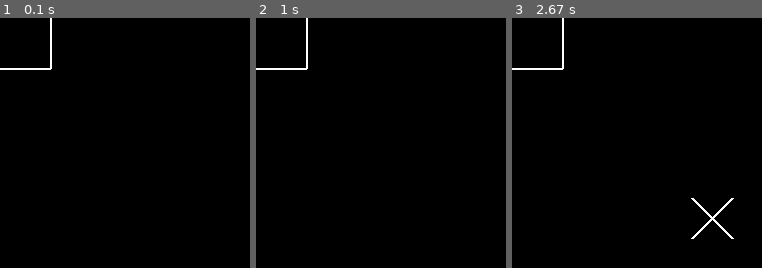
Above: before the commit, frames 1-3 (left to right).
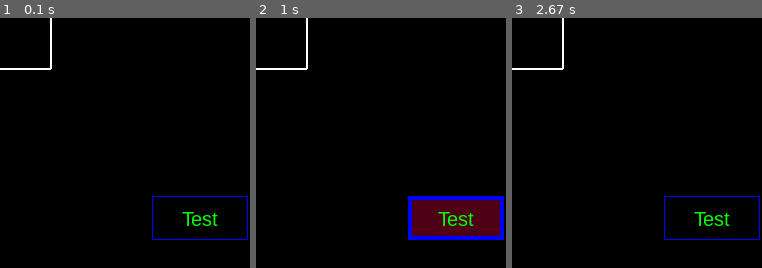
Above: after the commit, the same moments.

Repository: kik0908/Tic-tac-toe-pygame
Game: pygame game, started from main.py
The game is run twice, just before and just after one commit, with the same random seed, the same clock (stepped at 60 frames per second) and the same inputs.
Inputs (mouse positions are % of the whole screen's width and height, from its top left):
- Up to frame 1 (0.1 s): no input
- Up to frame 2 (1 s): press the mouse at (30, 30) at 0.37 s; move the mouse to (25, 33) at 0.47 s; release the mouse at (19, 35) at 0.6 s; click (90, 90) at 0.72 s, where only the run after the commit has a clickable "Test"
- Up to frame 3 (2.67 s): press the mouse at (30, 30) at 1.03 s; move the mouse to (53, 48) at 1.13 s; release the mouse at (76, 66) at 1.27 s; click (34, 17) at 1.38 s; click (55, 27) at 1.72 s; click (26, 51) at 2.05 s; click (13, 26) at 2.38 s
The pictures show only the part of the screen within x 50-100%, y 50-100%; the shares and areas given below are measured in that part.

The runs differ from the first frame. In frame 1, 0.8% of the frame differs, in the area x 60-100%, y 71-89%; in frame 2, 6.8%; in frame 3, 1.1%.

Commit message:
Added GUI.button

Diff:
--- a/game_objects.py
+++ b/game_objects.py
@@ -20,7 +20,7 @@
         pass
 
     def check_event(self, event):
-        if event.type in (pygame.KEYDOWN, pygame.KEYUP, pygame.MOUSEBUTTONUP, pygame.MOUSEBUTTONDOWN):
+        if event.type in (pygame.MOUSEBUTTONUP, pygame.MOUSEBUTTONDOWN):
             return self.rect.collidepoint(*event.pos)
 
 
@@ -97,7 +97,7 @@
         self.dys = self.dy // num_of_cell[0]
         self.dxs = self.dx // num_of_cell[1]
 
-        self.grid = [[GameObject() for j in range(num_of_cell[1])] for _ in range(num_of_cell[0])]
+        self.grid = [[GameObject() for _ in range(num_of_cell[1])] for _ in range(num_of_cell[0])]
 
         self.rect = pygame.Rect(pos, (size_of_cell * num_of_cell[0] + width, size_of_cell * num_of_cell[1] + width))
 
@@ -157,7 +157,7 @@
                  color=(255, 255, 255), scene=None):
         super().__init__(pos, size_of_cell, num_of_cell, width, color, scene)
 
-        self.grid = [[GameUnit() for j in range(self.cells_count[1])] for _ in range(self.cells_count[0])]
+        self.grid = [[GameUnit() for _ in range(self.cells_count[1])] for _ in range(self.cells_count[0])]
 
         self.__n_char = 0
         self.__chars = (Cross, Circle)
@@ -232,11 +232,11 @@
             but, pos = event.button, event.pos
             if but == 1:
                 coords = self.get_ceil_pos(*pos)
-                Char = self.char
+                char = self.char
 
                 pos = self.get_centre(*coords)
 
-                if self.edit(*coords, Char(pos, self.unit_settings['size'], self.unit_settings['width'],
+                if self.edit(*coords, char(pos, self.unit_settings['size'], self.unit_settings['width'],
                                            self.unit_settings['color'])):
                     self.__n_char = not self.__n_char
                     ans = self.check_win()
--- a/gui.py
+++ b/gui.py
@@ -0,0 +1,80 @@
+import pygame
+
+from typing import Tuple, Dict
+
+
+class BaseGUIObject:
+    def __init__(self, scene, rect=pygame.Rect(0, 0, 0, 0)):
+        self.rect = rect
+        """
+        state = 0 - passive
+        state = 1 - hovered
+        state = 2 - pressed
+        """
+        self.state = 0
+        self.scene = scene
+
+    def update(self):
+        pass
+
+    def render(self, display):
+        pass
+
+    def click(self):
+        pass
+
+    def check_event(self, event):
+        pass
+
+
+class Button(BaseGUIObject):
+    def __init__(self, pos: Tuple[int, int], width, height, text: Dict, func, scene, passive_state, hovered_state=None,
+                 pressed_state=None):
+        """
+        ***_state = = {'color': (int, int, int, int), 'bd_color':  (int, int, int, int), 'bd_width': 1}
+        text = {'text': '', 'size'=int, 'color'=(int, int, int), 'font'=opt('')}
+        """
+        self.pos = pos
+        self.size = (height, width)
+
+        self.func = func
+
+        self.text = text
+        self.text['font'] = text.get('font', 'arial')
+
+        font = pygame.font.match_font(self.text['font'])
+        font = pygame.font.Font(font, self.text['size'])
+        self.text_surface = font.render(self.text['text'], True, self.text['color'])
+        self.text_rect = self.text_surface.get_rect()
+        self.text_rect.center = self.pos
+
+        super().__init__(scene, pygame.Rect(self.pos, (height * 2, width * 2)))
+        self.rect.center = pos
+        self.states = {0: passive_state}
+        if hovered_state is not None:
+            self.states.update([(1, hovered_state)])
+        if pressed_state is not None:
+            self.states.update([(2, pressed_state)])
+
+    def render(self, display):
+        settings = self.states.get(self.state, self.states.get(1, self.states[0]))
+
+        pygame.draw.rect(display, settings['color'], self.rect)
+
+        if settings['bd_width'] >= 1:
+            pygame.draw.rect(display, settings['bd_color'], self.rect, settings['bd_width'])
+        display.blit(self.text_surface, self.text_rect)
+
+    def click(self):
+        self.func()
+
+    def check_event(self, event):
+        if event.type == pygame.MOUSEMOTION:
+            if self.rect.collidepoint(*event.pos) or self.text_rect.collidepoint(*event.pos):
+                self.state = 1
+            else:
+                self.state = 0
+        elif event.type == pygame.MOUSEBUTTONUP:
+            if event.button == 1:
+                if self.rect.collidepoint(*event.pos) or self.text_rect.collidepoint(*event.pos):
+                    self.click()
--- a/main.py
+++ b/main.py
@@ -2,6 +2,7 @@
 
 import scenes
 from game_objects import Cross, Circle, Grid, TicTacToeGrid
+from gui import Button
 
 WIDTH = 500
 HEIGHT = 500
@@ -19,23 +20,35 @@
 pygame.display.set_caption("Tic-tac-toe")
 clock = pygame.time.Clock()
 
+font_name = pygame.font.match_font('arial')
+
+
+def draw_text(surf, text, size, x, y):
+    font = pygame.font.Font(font_name, size)
+    text_surface = font.render(text, True, GREEN)
+    text_rect = text_surface.get_rect()
+    text_rect.midtop = (x, y)
+    text_rect.center = (x, y)
+    surf.blit(text_surface, text_rect)
+
 
 scene_manager = scenes.SceneManager(screen)
 scene_manager.new_scene(scenes.MainGame(screen, scene_manager))
-# gr = TicTacToeGrid((0, 0), 100, (3, 3), width=2)
+
+but = Button((450, 450), 22, 48, {'text': 'Test', 'size': 20, 'color': GREEN}, lambda: print('1'), scene_manager.scene,
+             {'color': (0, 0, 0), 'bd_color': BLUE, 'bd_width': 1},
+             {'color': (78, 0, 23), 'bd_color': BLUE, 'bd_width': 4})
+
 running = True
 while running:
     clock.tick(FPS)
     screen.fill(BLACK)
-    # for event in pygame.event.get():
-    #     if event.type == pygame.QUIT:
-    #         running = False
-    #     # elif event.type == pygame.MOUSEBUTTONDOWN:
-    #     #     if gr.check_event(event):
-    #     #         gr.click(event)
 
-    # gr.render(screen)
-    scene_manager.next_step(pygame.event.get())
+    aa = pygame.event.get()
+    scene_manager.next_step(aa)
+    but.render(screen)
+    for i in aa:
+        but.check_event(i)
     pygame.display.flip()
 
 pygame.quit()
